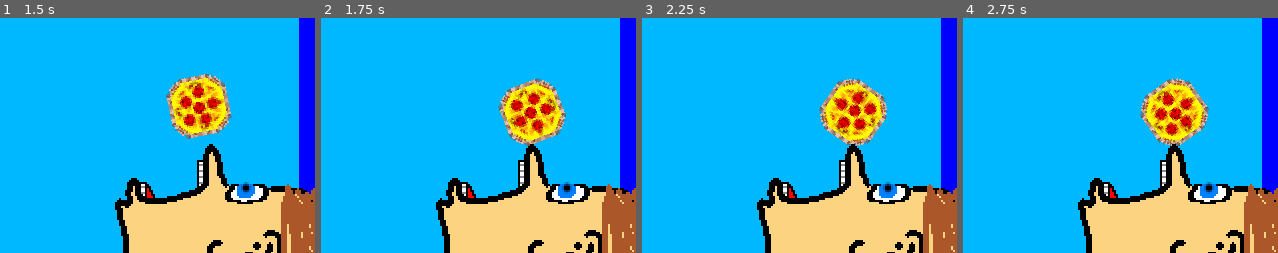
Above: before the commit, frames 1-4 (left to right).
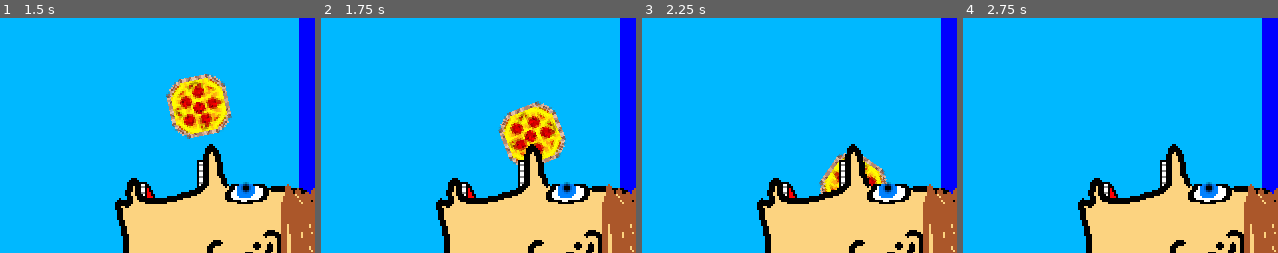
Above: after the commit, the same moments.

Repository: swashdev/minigame-madness
Game: Godot game, scene res://mini/ball_tribute/scenes/ball_tribute.tscn
The game is run twice, just before and just after one commit, with the same random seed, the same clock (stepped at 60 frames per second) and the same inputs. This scene is started directly instead of the project's main scene.
Inputs (mouse positions are % of the whole screen's width and height, from its top left):
- Up to frame 1 (1.5 s): move the mouse to (72, 44) at 0.52 s; hold Space (action) 0.53-1.28 s; hold Right (move_right) from 0.53 s (still down); tap Up (move_up) at 0.77 s; move the mouse to (29, 54) at 1.27 s; tap Space (action) at 1.35 s
- Up to frame 2 (1.75 s): keep holding Right (move_right); tap Up (move_up) at 1.52 s
- Up to frame 3 (2.25 s): move the mouse to (59, 26) at 2.02 s; release Right (move_right) at 2.03 s; hold Left (move_left) from 2.03 s (still down); hold Space (action) from 2.03 s (still down)
- Up to frame 4 (2.75 s): keep holding Left (move_left); keep holding Space (action)
The pictures show only the part of the screen within x 50-100%, y 43-93%; the shares and areas given below are measured in that part.

Frame 1 is identical in both runs. In frame 2, 5.6% of the frame differs, in the area x 56-78%, y 25-63%; in frame 3, 5.6%; in frame 4, 4.4%.

Commit message:
[BALL] add a "win animation" for the ball.
When the "won" signal is emitted, the ball will disable controls and
collision and slide into the goal.

Diff:
--- a/mini/ball_tribute/scenes/ball_tribute.tscn
+++ b/mini/ball_tribute/scenes/ball_tribute.tscn
@@ -145,4 +145,5 @@
 __meta__ = {
 "_edit_use_anchors_": false
 }
+[connection signal="won" from="." to="Ball" method="_on_Minigame_won"]
 [connection signal="collided" from="Ball" to="." method="_on_Ball_collided"]
--- a/mini/ball_tribute/scripts/player/ball.gd
+++ b/mini/ball_tribute/scripts/player/ball.gd
@@ -17,6 +17,9 @@
 
 # Whether or not to allow movement.
 var allow_movement: bool = true
+
+# Whether or not to do a "win animation."
+var _won: bool = false
 
 # The ball's velocity.
 var _velocity: Vector2
@@ -43,8 +46,12 @@
 	# Spin the ball
 	$Sprite.rotation_degrees += _spin
 
-	# Apply gravity.
-	_velocity.y += GRAVITY * delta
+	# Cancel out velocity if we're doing the win animation.
+	if _won:
+		_velocity = Vector2( 0.0, 100.0 )
+	else:
+		# Apply gravity.
+		_velocity.y += GRAVITY * delta
 
 	# Note that this `if` statement ignores velocity but does not prevent the
 	# ball from spinning.  This is intentional, as it reflects a harmless
@@ -57,6 +64,9 @@
 		if collision:
 			emit_signal( "collided", position, $Sprite.rotation_degrees,
 					collision )
+	# If we've already won the minigame, don't do collision, just do movement.
+	elif _won:
+		move_and_slide( _velocity )
 
 
 # The ball will respawn at the given coordinates.
@@ -77,3 +87,11 @@
 # Lock movement when the minigame ends.
 func stop():
 	allow_movement = false
+
+
+# If the "won" signal is emitted by the minigame, stop taking inputs and
+# collisions and make a note to do a "win animation"
+func _on_Minigame_won():
+	stop()
+	$CollisionShape2D.set_deferred( "disabled", true )
+	_won = true
